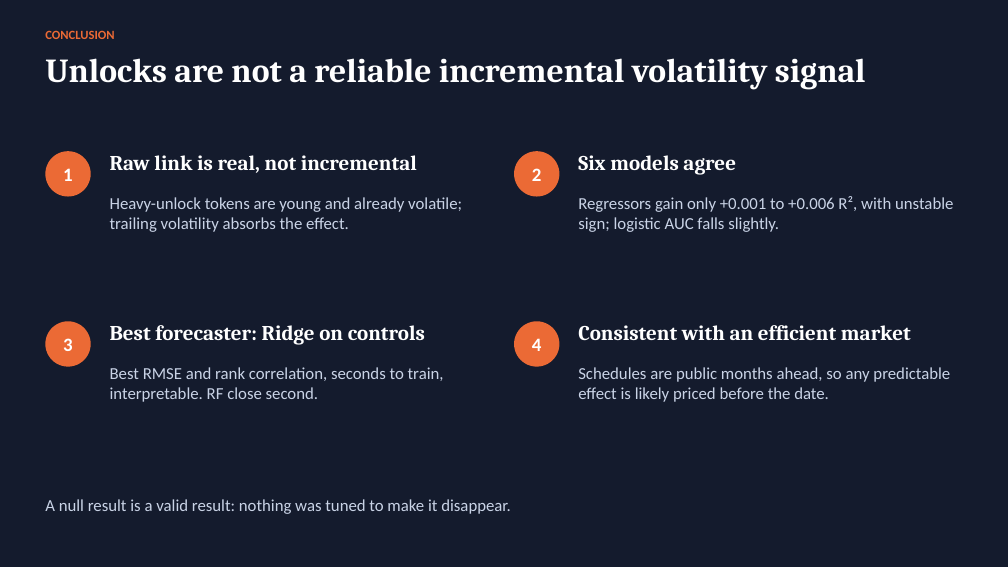
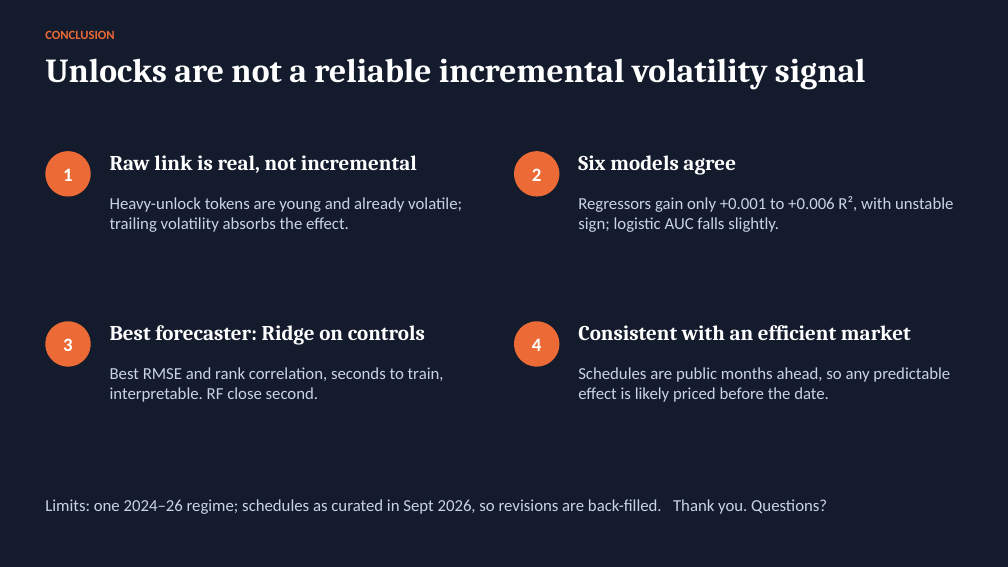
Before and after one commit to watersalamander/MH6805A-Project-Group7, a slide deck: slide 12 of report/Group7_Presentation_DRAFT.pptx (slide 15 before the commit). Drawn at 1008x567 pixels with LibreOffice and Linux fonts; fonts in the diff are those of the drawing. Boxes give left, top, right and bottom in pixels: in the first picture for what was removed or moved away, otherwise in the second. Text is boxed around its words. In the diff, an @@ line names an element or a change of style, - is before the commit and + after.

```diff
--- a/report/Group7_Presentation_DRAFT.pptx
+++ b/report/Group7_Presentation_DRAFT.pptx
@@ text at box(45, 499, 827, 514): text changed @@
-A null result is a valid result: nothing was tuned to make it disappear.
+Limits: one 2024–26 regime; schedules as curated in Sept 2026, so revisions are back-filled. Thank you. Questions?
```
Also in this commit, not shown: 10 other slides changed, 5 slides removed, 2 other files.
